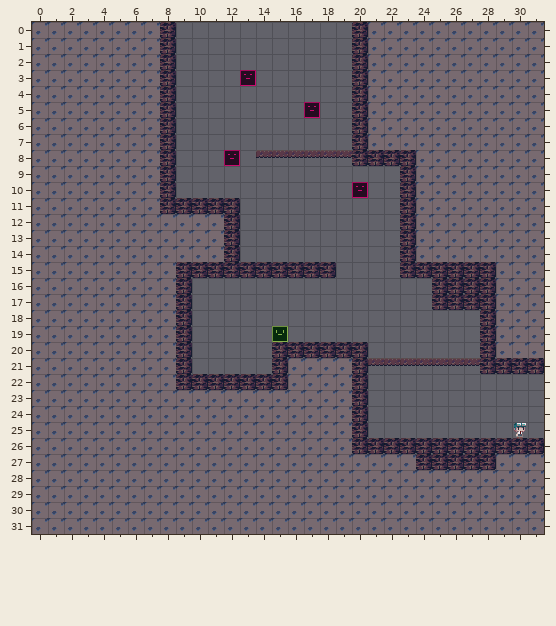
One commit to this Tiled map (JSON): src/resource/map/stage5.json. The first picture shows the starting point.
Cells are 16x16 px. Shown: x 0..31, y 0..31.
And afterwards:
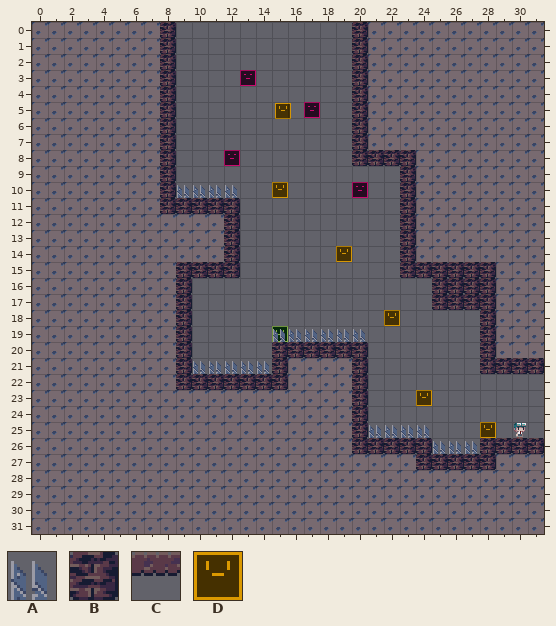
Key: from "BackGround": A 8, B 75, C 96; from "EntityMover": D 13.
_ is an empty cell, . an unchanged one.
Objects are placed by their top-left corner, in cells (3,4 is the top-left corner of cell 3,4); size is 1x1 cell unless given.
What changed:
--- layer "Obj"
+D at 15.2,5.1
+D at 15,10
+D at 19,14
+D at 22,18
+D at 24,23
+D at 28,25
--- layer "Entity"
@@ x 14..19 @@
- 8 CCCCCC
+ 8 ______
@@ x 9..12 @@
-10 ____
+10 AAAA
@@ x 13..18 @@
-15 BBBBBB
+15 ______
@@ x 15..20 @@
-19 ______
+19 AAAAAA
@@ x 10..27 @@
-21 _____......CCCCCCC
+21 AAAAA......_______
@@ x 21..27 @@
-25 ____...
-26 ....BBB
+25 AAAA...
+26 ....AAA
